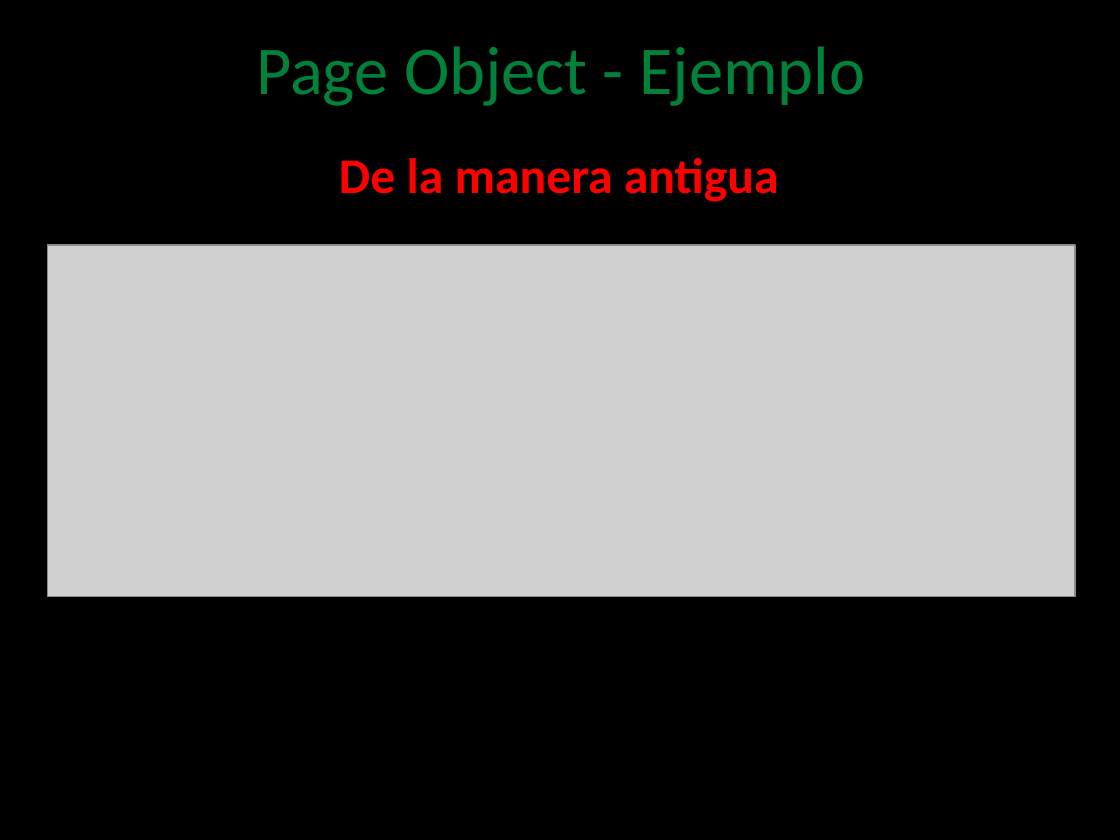
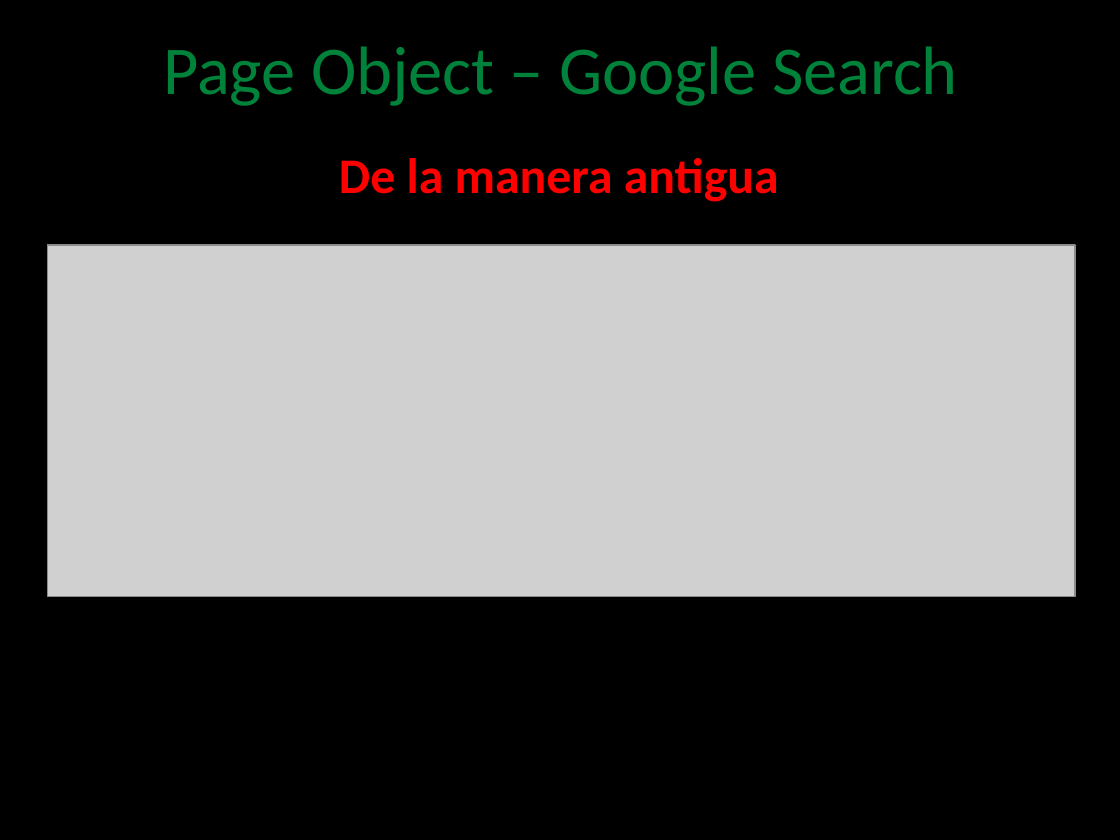
Before and after one commit to angelnunezsalazar/Test-Automation-Java, a slide deck: slide 27 of Diapositivas/5. Web Testing.pptx (slide 24 before the commit). Drawn at 1120x840 pixels with LibreOffice and Linux fonts; fonts in the diff are those of the drawing; grey boxes stand for pictures; background and template pictures are left out. Boxes give left, top, right and bottom in pixels: in the first picture for what was removed or moved away, otherwise in the second. Text is boxed around its words. In the diff, an @@ line names an element or a change of style, - is before the commit and + after.

```diff
--- a/Diapositivas/5. Web Testing.pptx
+++ b/Diapositivas/5. Web Testing.pptx
@@ title at [163, 46, 958, 106]: text changed @@
-Page Object - Ejemplo
+Page Object – Google Search
```
Also in this commit, not shown: 1 other slide changed, 3 slides added, 4 other files.
